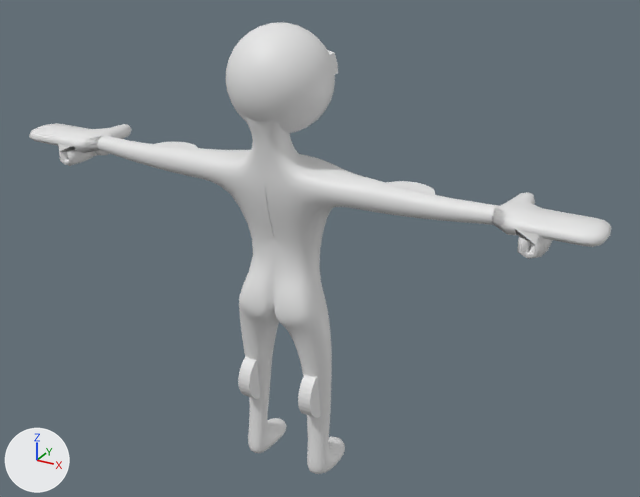
The Blender file BlenderModels/AnotherPlatformerMan.blend, before and after one commit.
Both versions are drawn from a 50 mm lens placed at (1.123, -1.876, 1.615), pointed at (0.07, 0.038, 0.658). The lights are fixed; the arrows at lower left show +X, +Y and +Z. The picture after the commit comes second.

Names of what the first picture shows: 'Cube', 'Hands', 'Hands_Fist', 'Head', 'LegBicepsGuide' and 1 more.
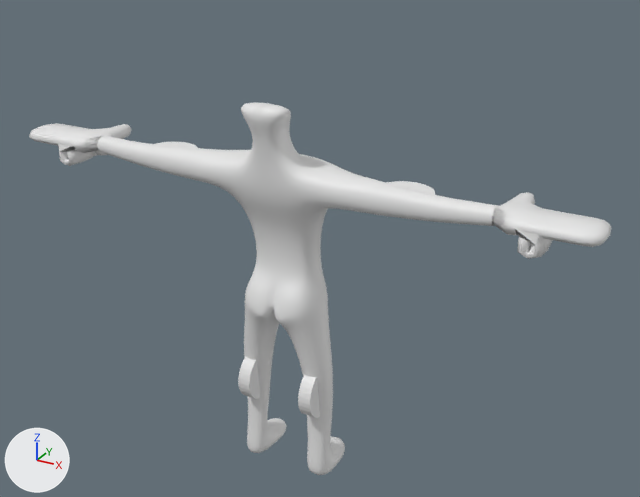
Changed parts and their boxes [x1, y1, x2, y2] in the pictures (640 x 497 px):
'Cube', reshaped
    before: [97, 117, 499, 474]
    after: [97, 102, 499, 475]
'Head', hidden
    before: [226, 22, 338, 133]
part 1 of me_cube_001, cut back
    before: [128, 159, 486, 474]
    after: [100, 151, 494, 475]

The change, as a list of edits to the scene's bpy script:
```text
Change me_cube_001:
    used by ob_cube; location = (0.0, 0.0, 0.0)
    remove me_cube_001.from_pydata(...)  # 68 vertices, 59 faces; spans x 0.0..0.573, y -0.158..0.112, z -0.021..1.08
    add me_cube_001.from_pydata(...)  # 91 vertices, 81 faces; spans x 0.0..0.573, y -0.158..0.112, z -0.021..1.08
    me_cube_001 part 1
    5 vertices are removed from x 0.0..0.117, y -0.116..0.052, z 0.512..0.652
    19 faces are deleted
    5 vertices move from x 0.001..0.147, y -0.117..0.02, z 0.482..0.829 to x 0.0..0.119, y -0.117..0.02, z 0.479..0.829
    28 vertices are added at x 0.0..0.573, y -0.11..0.061, z -0.021..0.859
    40 new faces join them, smooth
    1 new face joins them
Change ob_head:
    add ob_head.hide_set(True)
```
